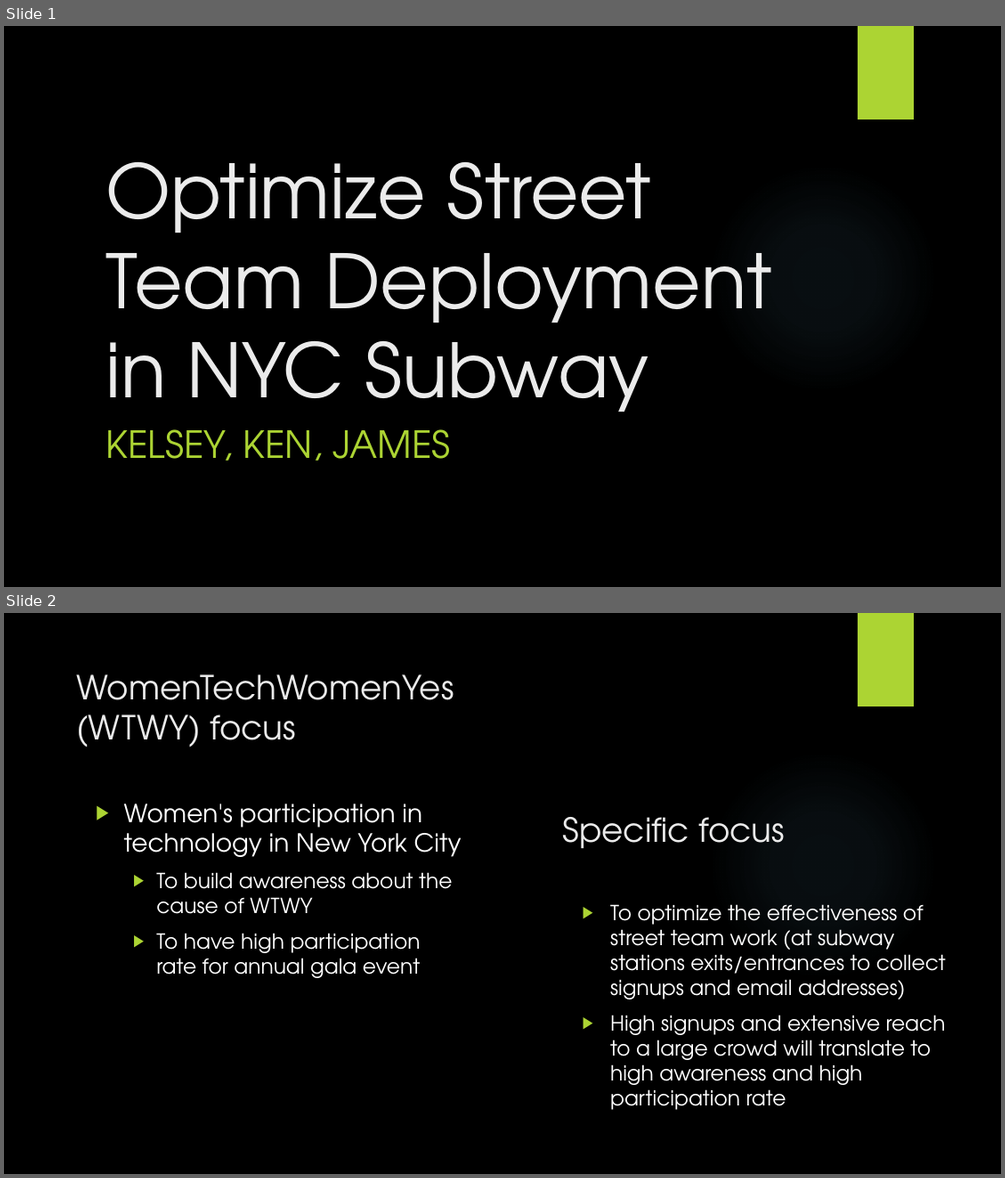
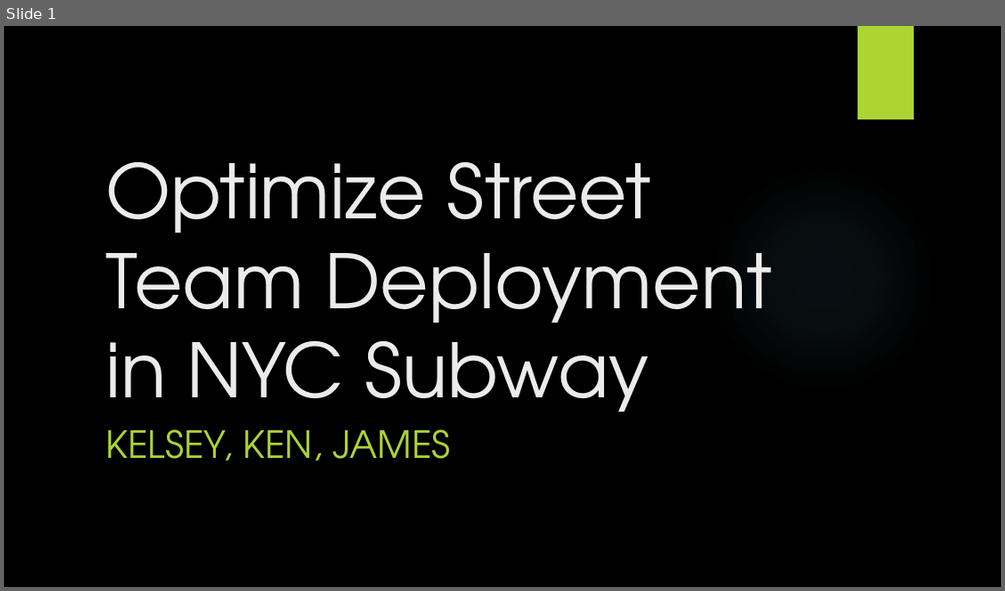
Before and after one commit to JNYH/projectbenson, a slide deck: OptimizeStreetTeamDeployment.pptx. Shown one above the other, each under a label of ours: slides 1 and 2 before the commit, slide 1 after it. The pictures are 1005x1178 and 1005x591 pixels, drawn with LibreOffice and Linux fonts; fonts in the diff are those of the drawing; background and template pictures are left out. Boxes give left, top, right and bottom in pixels: in the first picture for what was removed or moved away, otherwise in the second. Text is boxed around its words. In the diff, an @@ line names an element or a change of style, - is before the commit and + after.

```diff
--- a/OptimizeStreetTeamDeployment.pptx
+++ b/OptimizeStreetTeamDeployment.pptx
@@ slide 2 removed at [4, 613, 1001, 1174], background picture (left out); not listed: 2 template elements that a slide beside it also shows @@
@@ text removed at [76, 674, 454, 747] @@
-WomenTechWomenYes (WTWY) focus
@@ text removed at [124, 803, 461, 978] @@
-▶ Women's participation in technology in New York City
-  ▶ To build awareness about the cause of WTWY
-  ▶ To have high participation rate for annual gala event
@@ title removed at [563, 817, 785, 848] @@
-Specific focus
@@ text removed at [610, 904, 946, 1110] @@
-▶ To optimize the effectiveness of street team work (at subway stations exits/entrances to collect signups and email addresses)
-▶ High signups and extensive reach to a large crowd will translate to high awareness and high participation rate
```
Also in this commit, not shown: 6 slides changed, 5 slides added.
